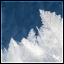
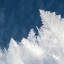
Comparing the layer stacks of the two 64×64 images. Changes:
removed layer "overlay" (was overlay, 68%) over [1, 1, 63, 63]
removed layer "border" over [0, 0, 64, 64]
